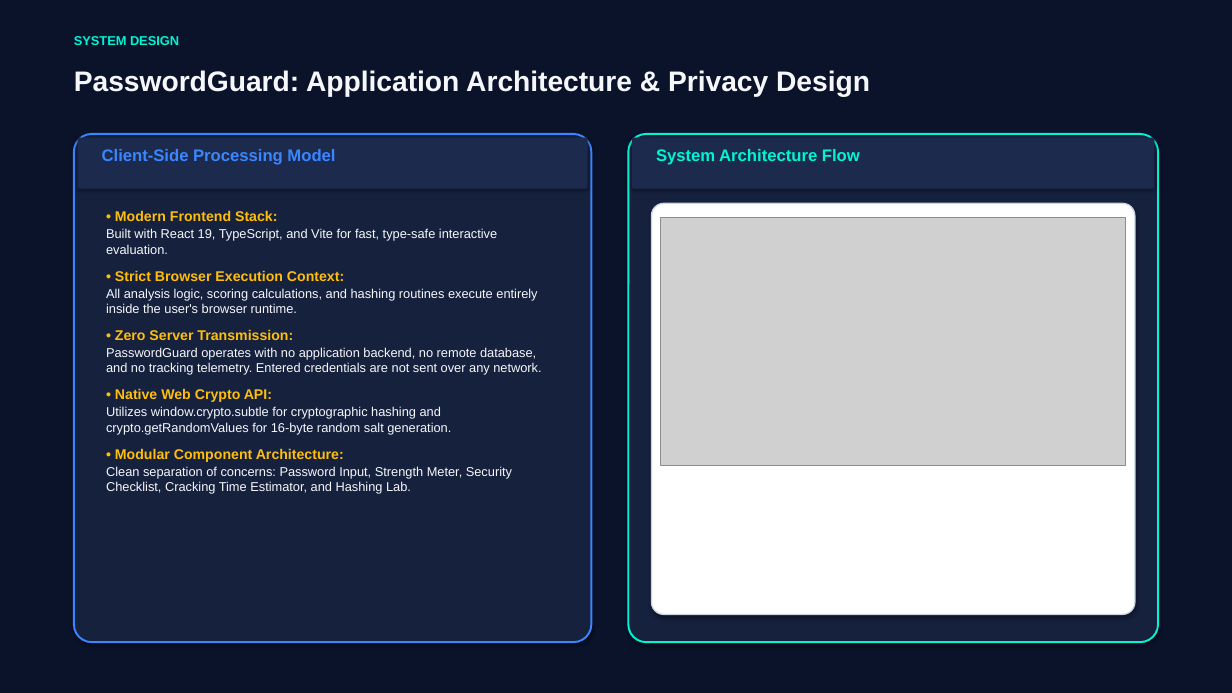
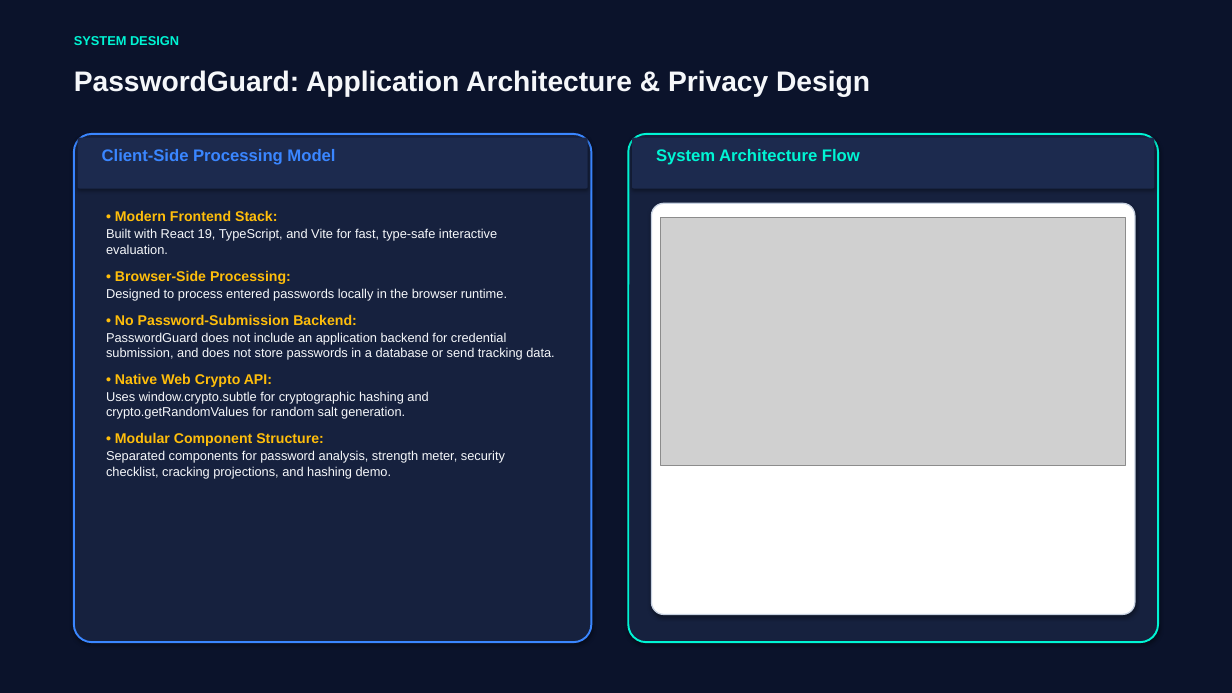
Before and after one commit to ducknhat/password-pro, a slide deck: slide 5 of final-deliverables/PasswordGuard_Presentation.pptx. Drawn at 1232x693 pixels with LibreOffice and Linux fonts; fonts in the diff are those of the drawing; grey boxes stand for pictures. Boxes give left, top, right and bottom in pixels: in the first picture for what was removed or moved away, otherwise in the second. Text is boxed around its words. In the diff, an @@ line names an element or a change of style, - is before the commit and + after.

```diff
--- a/final-deliverables/PasswordGuard_Presentation.pptx
+++ b/final-deliverables/PasswordGuard_Presentation.pptx
@@ text at (106,270,554,360): text changed @@
-• Strict Browser Execution Context:
-All analysis logic, scoring calculations, and hashing routines execute entirely inside the user's browser runtime.
-• Zero Server Transmission:
-PasswordGuard operates with no application backend, no remote database, and no tracking telemetry. Entered credentials are not sent over any network.
+• Browser-Side Processing:
+Designed to process entered passwords locally in the browser runtime.
+• No Password-Submission Backend:
+PasswordGuard does not include an application backend for credential submission, and does not store passwords in a database or send tracking data.
@@ text at (106,391,505,479): text changed @@
-Utilizes window.crypto.subtle for cryptographic hashing and crypto.getRandomValues for 16-byte random salt generation.
-• Modular Component Architecture:
-Clean separation of concerns: Password Input, Strength Meter, Security Checklist, Cracking Time Estimator, and Hashing Lab.
+Uses window.crypto.subtle for cryptographic hashing and crypto.getRandomValues for random salt generation.
+• Modular Component Structure:
+Separated components for password analysis, strength meter, security checklist, cracking projections, and hashing demo.
```
Also in this commit, not shown: 7 other slides changed, 5 other files.
